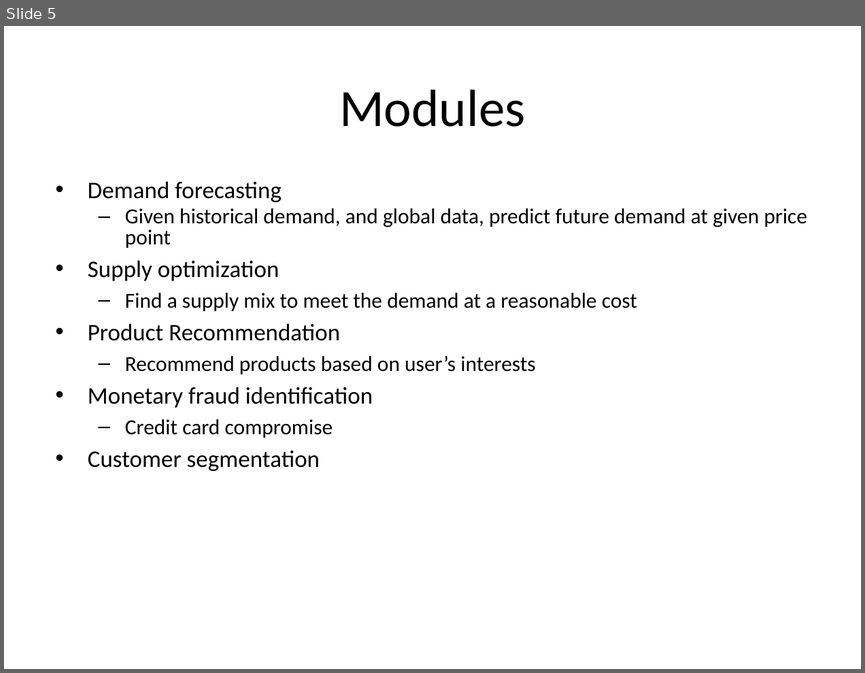
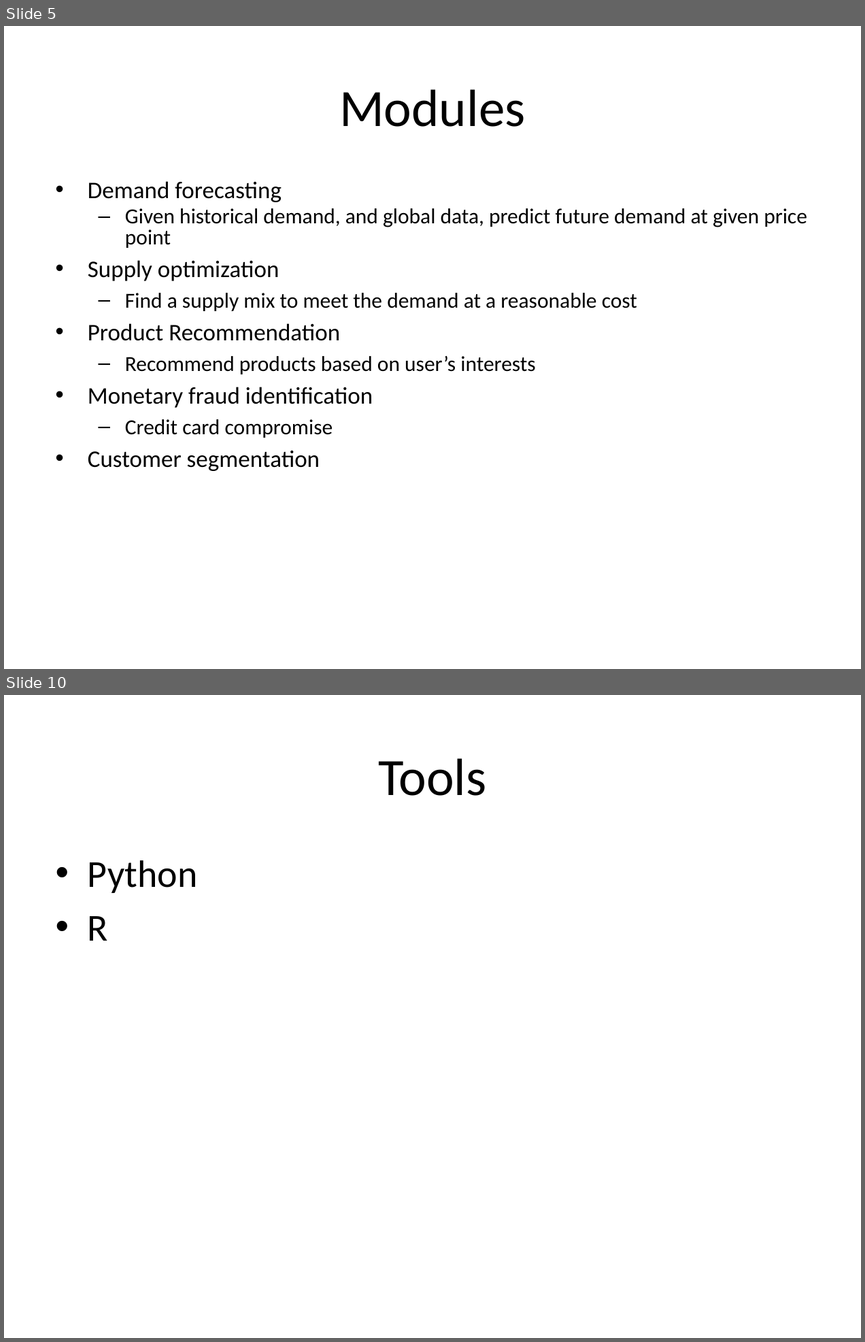
Before and after one commit to OpenDataMining/docs, a slide deck: ProblemStatements.pptx. Shown one above the other, each under a label of ours: slide 5 before the commit, slides 5 and 10 after it; the slides between them are not shown. The pictures are 865x673 and 865x1342 pixels, drawn with LibreOffice and Linux fonts; fonts in the diff are those of the drawing. Boxes give left, top, right and bottom in pixels: in the first picture for what was removed or moved away, otherwise in the second. Text is boxed around its words. In the diff, an @@ line names an element or a change of style, - is before the commit and + after.

```diff
--- a/ProblemStatements.pptx
+++ b/ProblemStatements.pptx
@@ slide 10 added at [4,695,861,1338], background #FFFFFF @@
@@ title added at [378,758,487,796], 44 pt, text #000000 @@
+Tools
@@ text added at [88,860,198,940], 32 pt, text #000000 @@
+• Python
+• R
```
Also in this commit, not shown: 3 slides changed, 3 other slides added.
